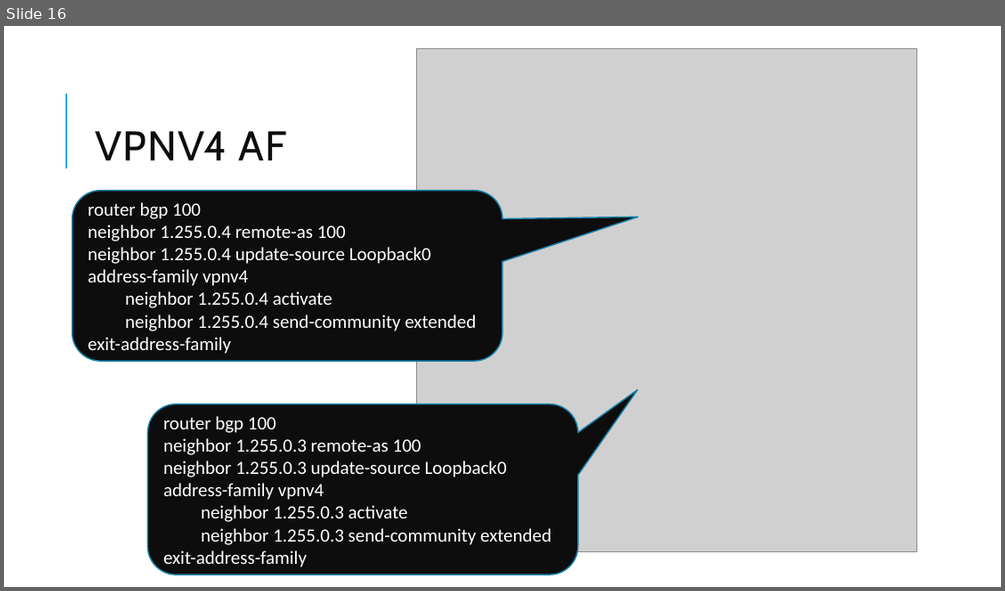
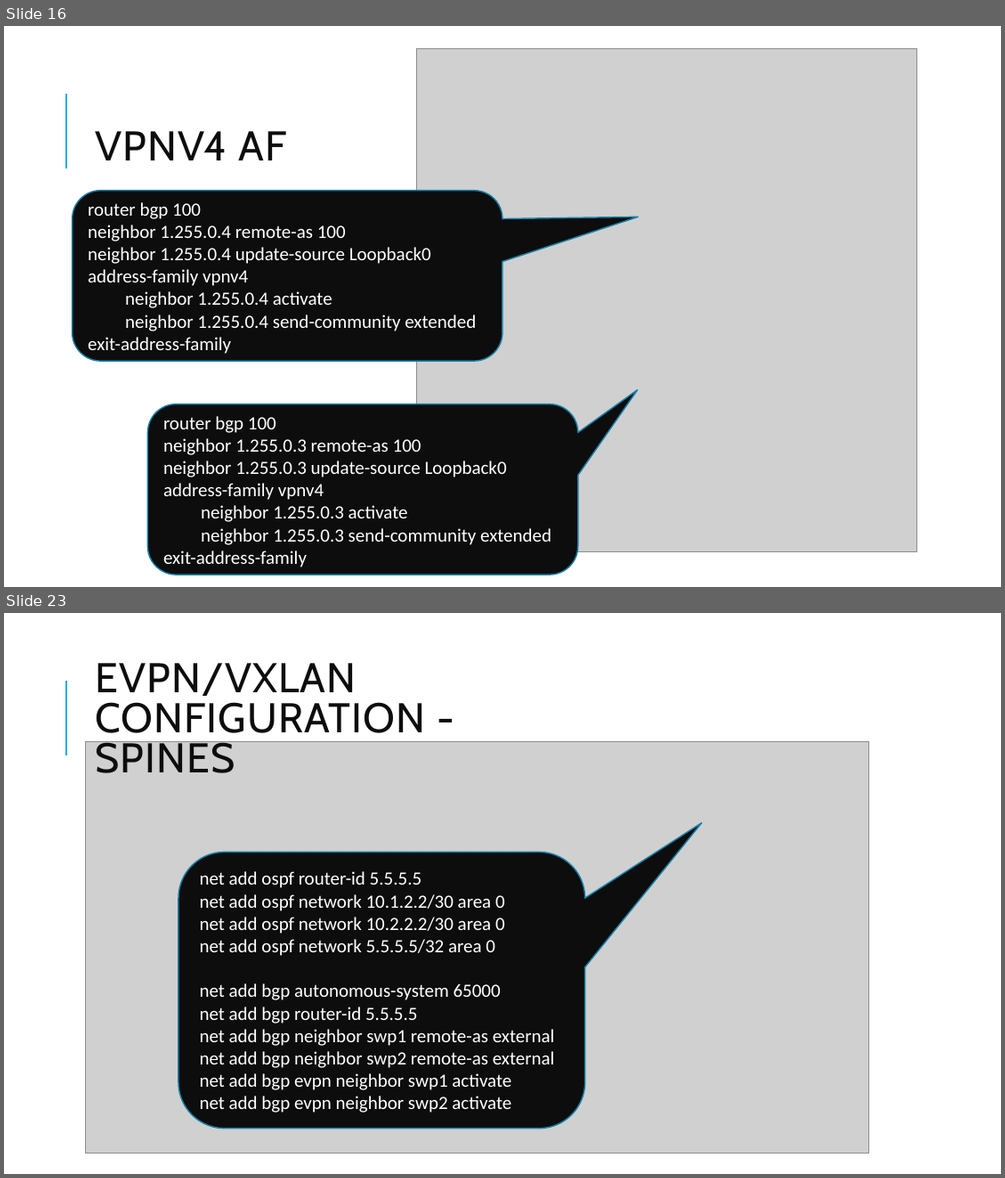
Before and after one commit to BSc-MSc-Projects/NSD-VPNs, a slide deck: NSD presentation_GIAN.pptx. Shown one above the other, each under a label of ours: slide 16 before the commit, slides 16 and 23 after it; the slides between them are not shown. The pictures are 1005x591 and 1005x1178 pixels, drawn with LibreOffice and Linux fonts; fonts in the diff are those of the drawing; grey boxes stand for pictures. Boxes give left, top, right and bottom in pixels: in the first picture for what was removed or moved away, otherwise in the second. Text is boxed around its words. In the diff, an @@ line names an element or a change of style, - is before the commit and + after.

```diff
--- a/NSD presentation_GIAN.pptx
+++ b/NSD presentation_GIAN.pptx
@@ slide 23 added at (4,613,1001,1174), background #FFFFFF; not listed: 1 template element that a slide beside it also shows @@
@@ text added at (95,663,425,773), 40 pt, text #0D0D0D @@
+EVPN/VXLAN CONFIGURATION - SPINES
@@ picture added at (86,742,868,1153) @@
@@ rounded speech box added at (178,852,585,1128), fill #0D0D0D, outline #1580A9 1.25 pt, 18 pt, text #FFFFFF @@
+net add ospf router-id 5.5.5.5
+net add ospf network 10.1.2.2/30 area 0
+net add ospf network 10.2.2.2/30 area 0
+net add ospf network 5.5.5.5/32 area 0
+net add bgp autonomous-system 65000
+net add bgp router-id 5.5.5.5
+net add bgp neighbor swp1 remote-as external
+net add bgp neighbor swp2 remote-as external
+net add bgp evpn neighbor swp1 activate
+net add bgp evpn neighbor swp2 activate
```
Also in this commit, not shown: 18 other slides added.
